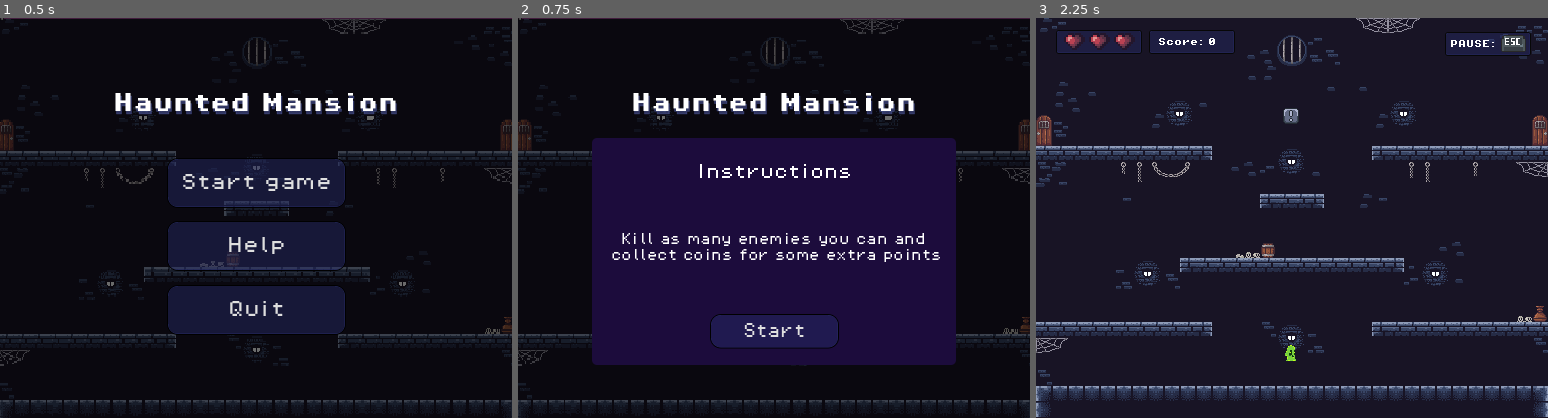
Above: before the commit, frames 1-3 (left to right).
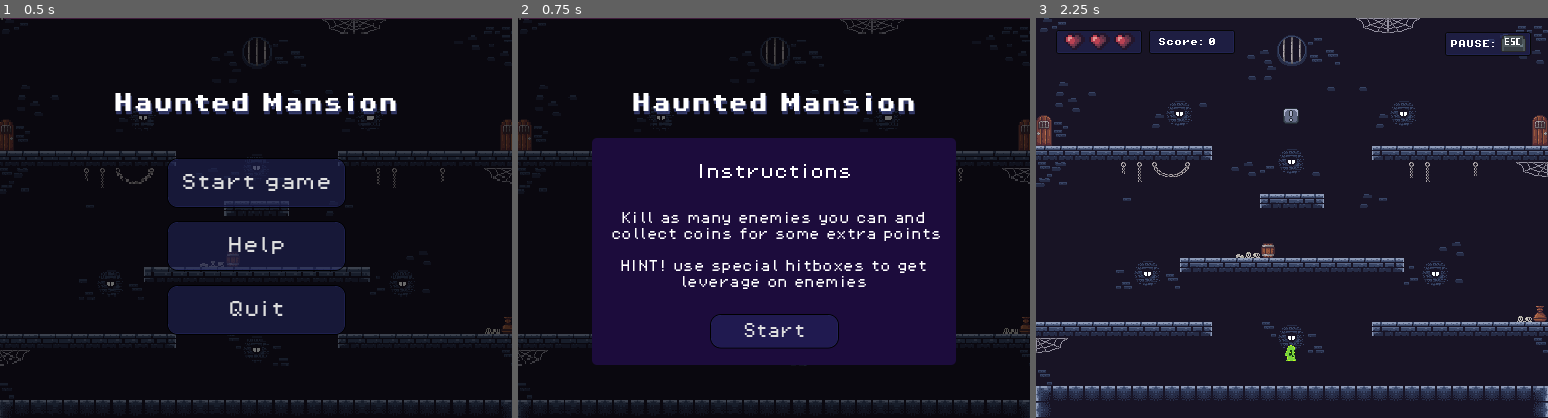
Above: after the commit, the same moments.

Repository: Iizakku/tiimi4_gamejam
Game: Godot game, scene res://Scenes/Levels/MainMenu.tscn
Two runs of this game, one before a commit and one after it. Both use one fixed random seed, a clock stepped at 60 frames per second and the inputs below.
Inputs:
- Up to frame 1 (0.5 s): no input
- Up to frame 2 (0.75 s): click "Start game" at 0.5 s
- Up to frame 3 (2.25 s): click "Start game" at 1.25 s; click "Start" at 2 s

Frame 1 is identical in both runs. In frame 2, 2.8% of the frame differs, in the area x 18-83%, y 48-68%; in frame 3, nothing differs.

Commit message:
Muokkauksia menuun

Diff:
--- a/gamejam/Scenes/Levels/MainMenu.tscn
+++ b/gamejam/Scenes/Levels/MainMenu.tscn
@@ -219,6 +219,7 @@
 "
 
 [node name="Help" type="Panel" parent="."]
+visible = false
 layout_mode = 1
 anchors_preset = 8
 anchor_left = 0.5
@@ -363,6 +364,9 @@
 text = "Kill as many enemies you can and
  collect coins for some extra points
 
+HINT! use special hitboxes to get
+leverage on enemies
+
 "
 horizontal_alignment = 1
 
